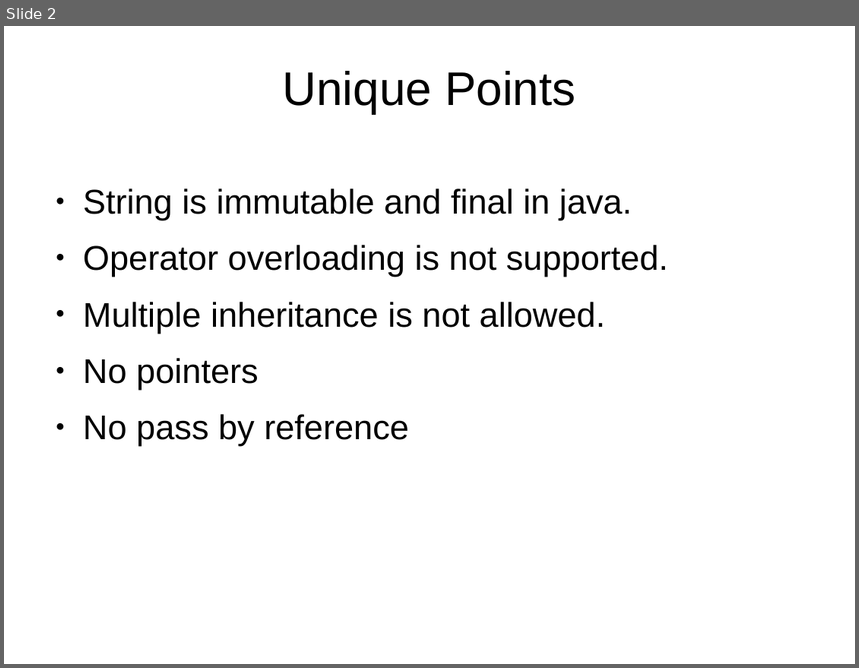
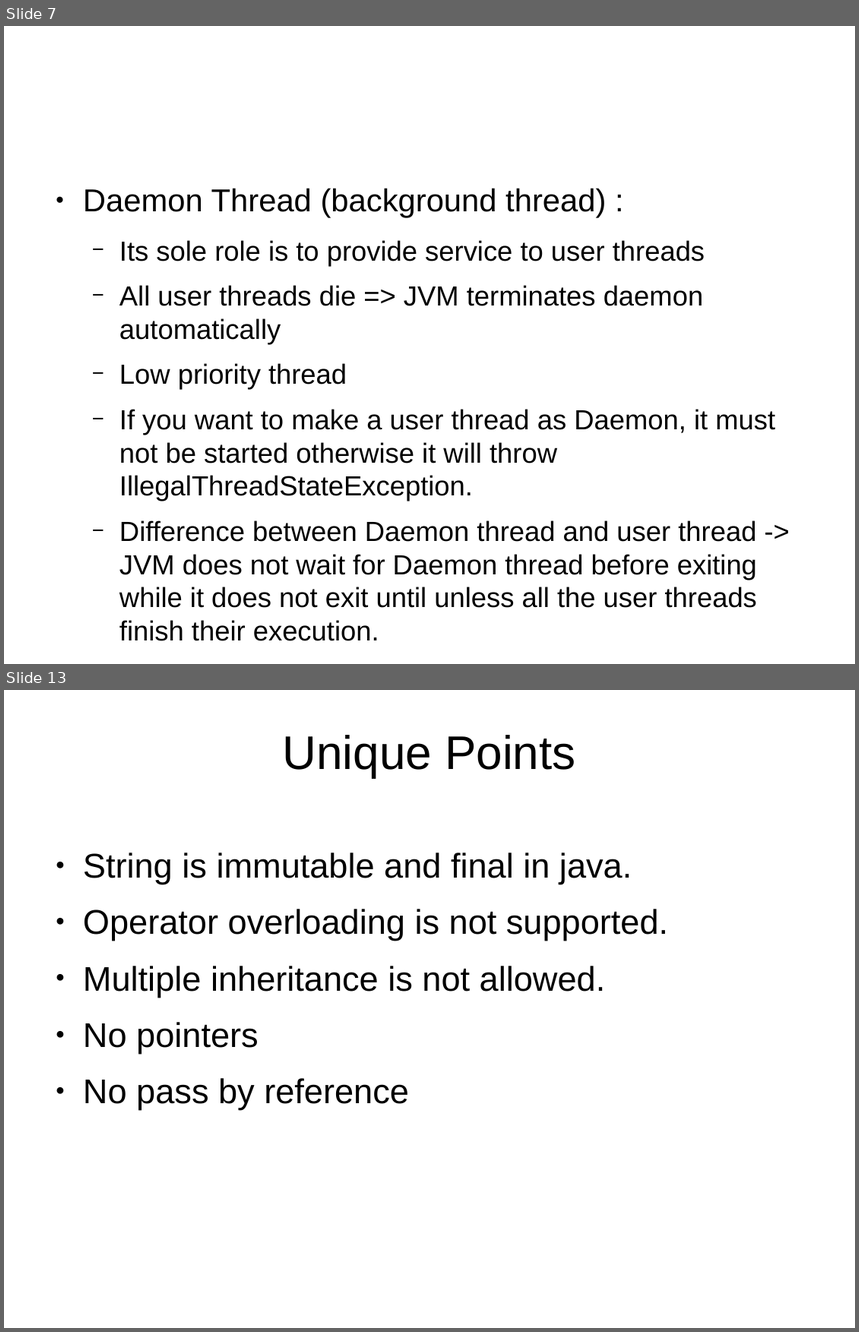
Before and after one commit to tanmayrajani/Internship_PreWork, a slide deck: Java/Java_Notes.odp. Shown one above the other, each under a label of ours: slide 2 before the commit, slides 7 and 13 after it; the slides between them are not shown. The pictures are 859x668 and 859x1332 pixels, drawn with LibreOffice and Linux fonts; fonts in the diff are those of the drawing; background and template pictures are left out. Boxes give left, top, right and bottom in pixels: in the first picture for what was removed or moved away, otherwise in the second. Text is boxed around its words. In the diff, an @@ line names an element or a change of style, - is before the commit and + after.

```diff
--- a/Java/Java_Notes.odp
+++ b/Java/Java_Notes.odp
@@ slide 7 added at [4,26,855,664], background picture (left out) @@
@@ text added at [83,188,775,642], 25.8 pt, text #000000 @@
+● Daemon Thread (background thread) :
+  − Its sole role is to provide service to user threads
+  − All user threads die => JVM terminates daemon automatically
+  − Low priority thread
+  − If you want to make a user thread as Daemon, it must not be started otherwise it will throw IllegalThreadStateException.
+  − Difference between Daemon thread and user thread -> JVM does not wait for Daemon thread before exiting while it does not exit until unless all the user threads finish their execution.
@@ what was slide 2 is now slide 13 @@
```
Also in this commit, not shown: 10 other slides added, 4 other files.
